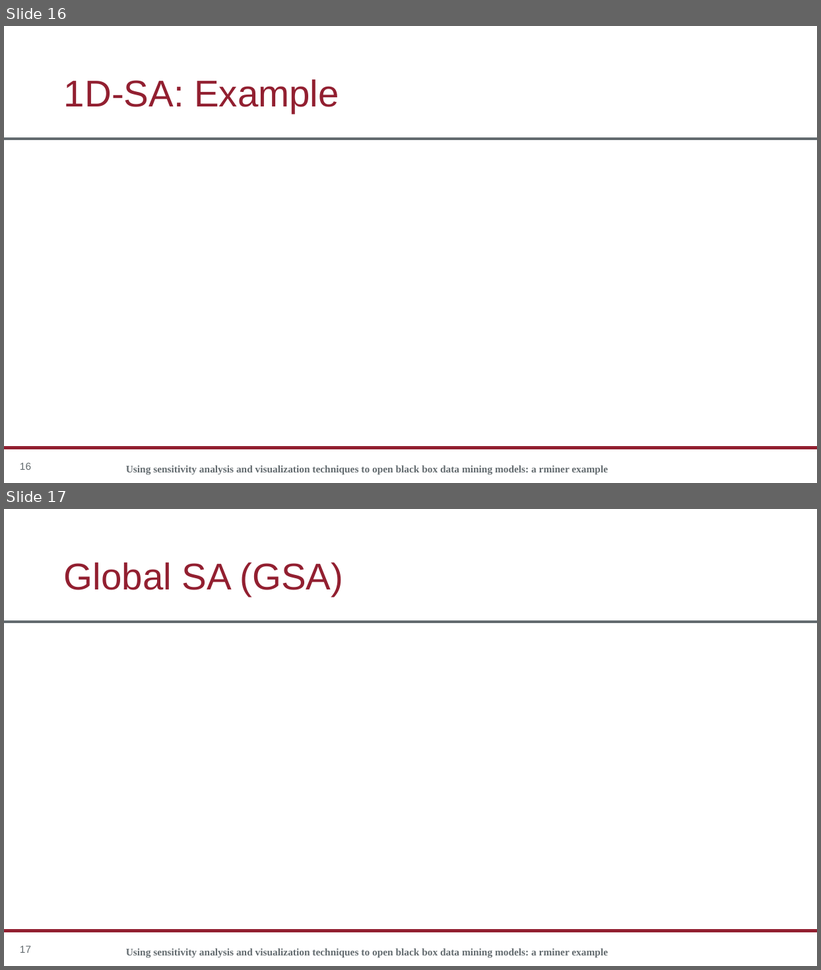
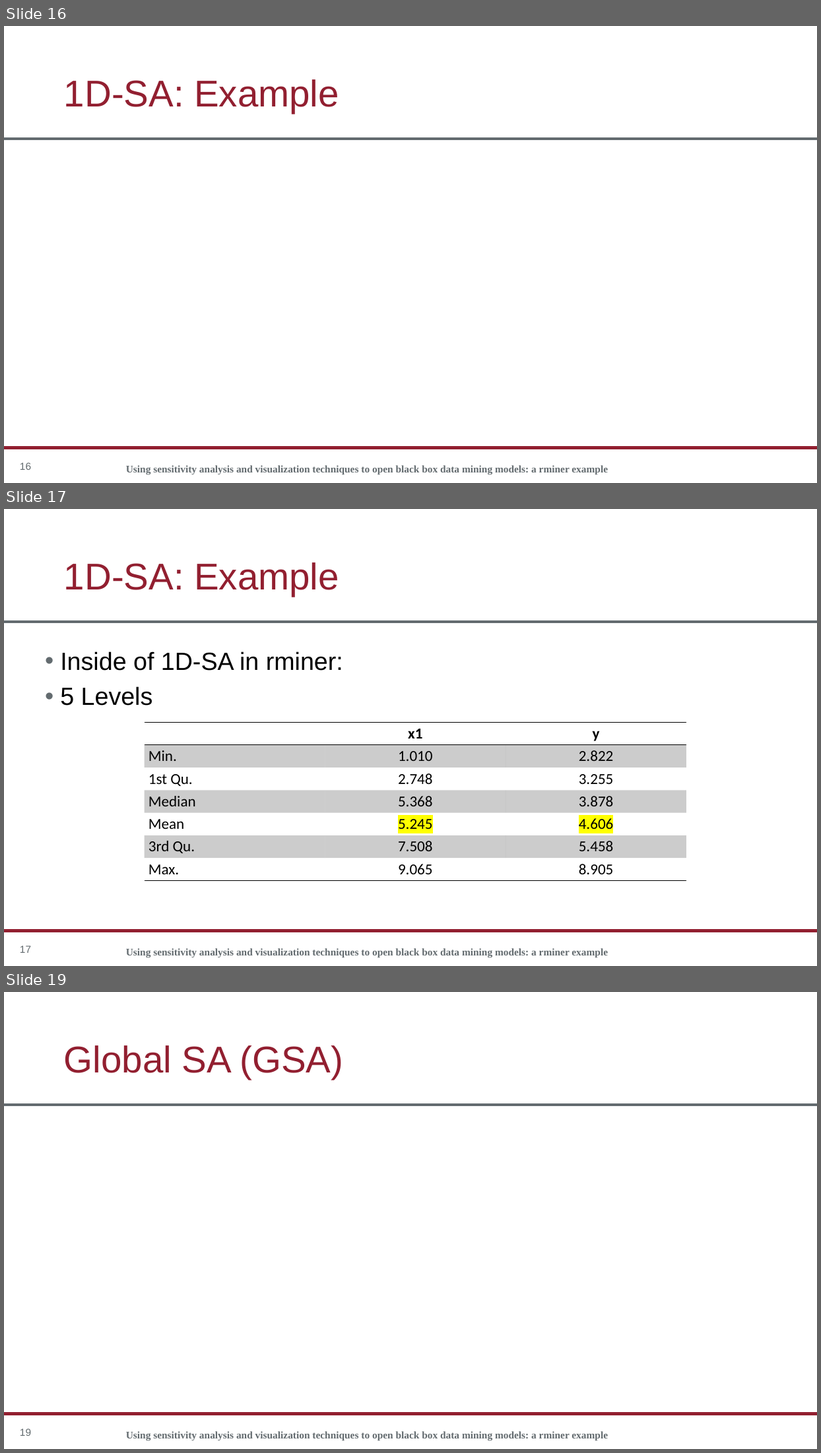
Before and after one commit to rgonzalezmoyano/Cafee, a slide deck: articulo 1 XAI/Apuntes/Sensitivity analysis/Presentación SA.pptx. Shown one above the other, each under a label of ours: slides 16 and 17 before the commit, slides 16, 17 and 19 after it; the slides between them are not shown. The pictures are 821x970 and 821x1453 pixels, drawn with LibreOffice and Linux fonts; fonts in the diff are those of the drawing; grey boxes stand for pictures; background and template pictures are left out. Boxes give left, top, right and bottom in pixels: in the first picture for what was removed or moved away, otherwise in the second. Text is boxed around its words. In the diff, an @@ line names an element or a change of style, - is before the commit and + after.

Commit message:
avances en presentación y código ejemplo rminer

```diff
--- a/articulo 1 XAI/Apuntes/Sensitivity analysis/Presentación SA.pptx
+++ b/articulo 1 XAI/Apuntes/Sensitivity analysis/Presentación SA.pptx
@@ slide 17 added at (4,509,817,966), background #FFFFFF; not listed: 2 template elements that a slide beside it also shows @@
@@ title added at (64,562,339,596), 66 pt, text #921F30 @@
+1D-SA: Example
@@ text added at (60,652,343,706), 44 pt, text #000000 @@
+• Inside of 1D-SA in rminer:
+• 5 Levels
@@ table added at (145,722,686,879), 7 rows, 3 columns @@
+ | x1 | y
+Min. | 1.010 | 2.822
+1st Qu. | 2.748 | 3.255
+Median | 5.368 | 3.878
+Mean | 5.245 | 4.606
+3rd Qu. | 7.508 | 5.458
+Max. | 9.065 | 8.905
@@ page number added at (20,946,31,953), 18 pt, text #636B6F @@
+17
@@ text added at (126,949,608,958), 18 pt, text #636B6F, bold @@
+Using sensitivity analysis and visualization techniques to open black box data mining models: a rminer example
@@ what was slide 17 is now slide 19 @@
@@ page number at (20,1429,31,1436): text changed @@
-17
+19
```
Also in this commit, not shown: 1 other slide added, 2 other files.
